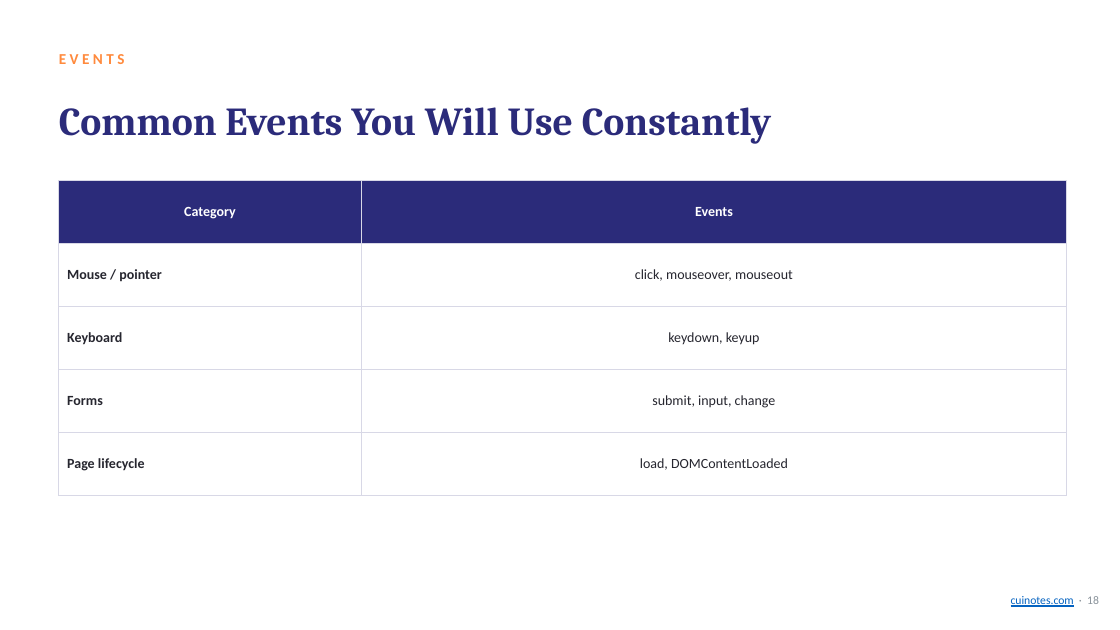
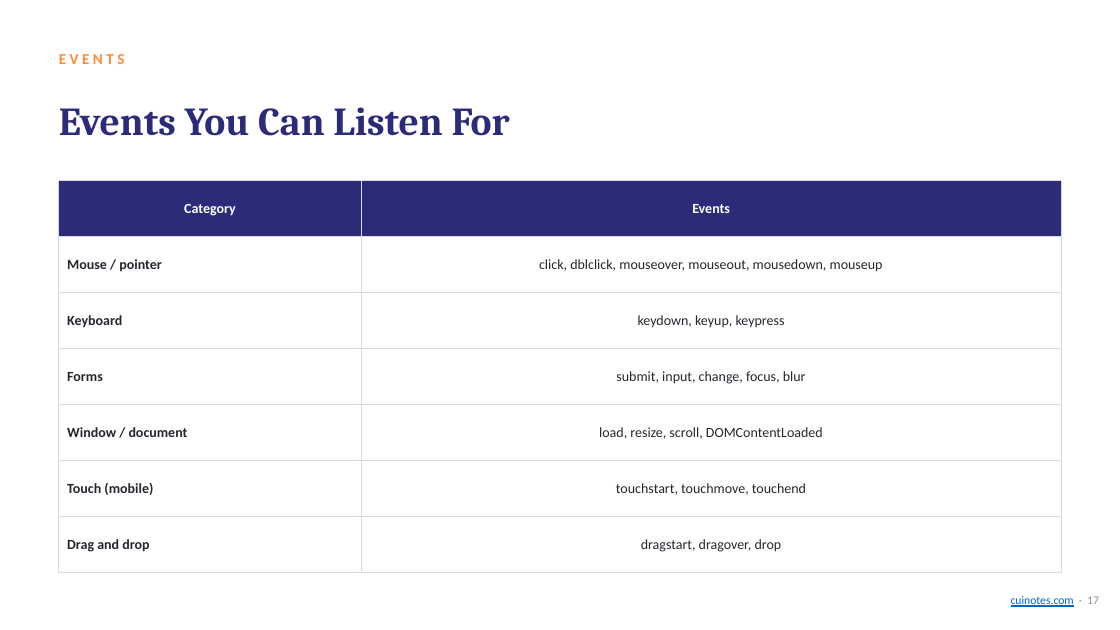
Before and after one commit to mua22/mern-web-book, a slide deck: slide 17 of slides/CSC336-Lecture-13-DOM-Manipulation-and-Events.pptx (slide 18 before the commit). Drawn at 1120x630 pixels with LibreOffice and Linux fonts; fonts in the diff are those of the drawing. Boxes give left, top, right and bottom in pixels: in the first picture for what was removed or moved away, otherwise in the second. Text is boxed around its words. In the diff, an @@ line names an element or a change of style, - is before the commit and + after.

```diff
--- a/slides/CSC336-Lecture-13-DOM-Manipulation-and-Events.pptx
+++ b/slides/CSC336-Lecture-13-DOM-Manipulation-and-Events.pptx
@@ text at box(59, 107, 510, 136): text changed @@
-Common Events You Will Use Constantly
+Events You Can Listen For
@@ table at box(59, 181, 1061, 573) @@
-row 2: Mouse / pointer | click, mouseover, mouseout
-row 3: Keyboard | keydown, keyup
-row 4: Forms | submit, input, change
-row 5: Page lifecycle | load, DOMContentLoaded
+row 2: Mouse / pointer | click, dblclick, mouseover, mouseout, mousedown, mouseup
+row 3: Keyboard | keydown, keyup, keypress
+row 4: Forms | submit, input, change, focus, blur
+row 5: Window / document | load, resize, scroll, DOMContentLoaded
+row 6: Touch (mobile) | touchstart, touchmove, touchend
+row 7: Drag and drop | dragstart, dragover, drop
@@ table: place and size @@
-table at box(59, 181, 1067, 475)
+table at box(59, 181, 1061, 573)
@@ text at box(1011, 596, 1099, 607): text changed @@
-cuinotes.com · 18
+cuinotes.com · 17
```
Also in this commit, not shown: 20 other slides changed, 6 slides added, 1 other file.
